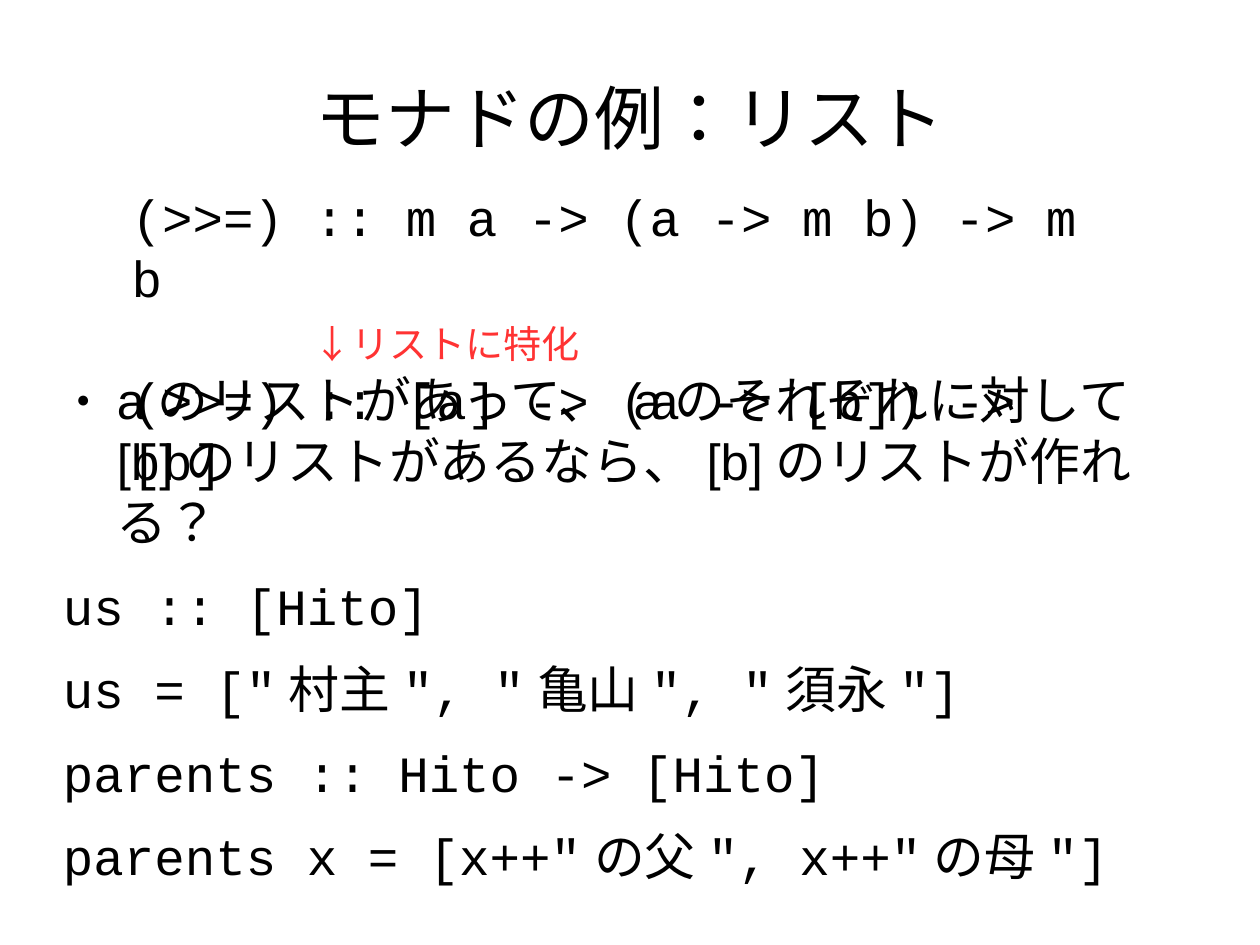
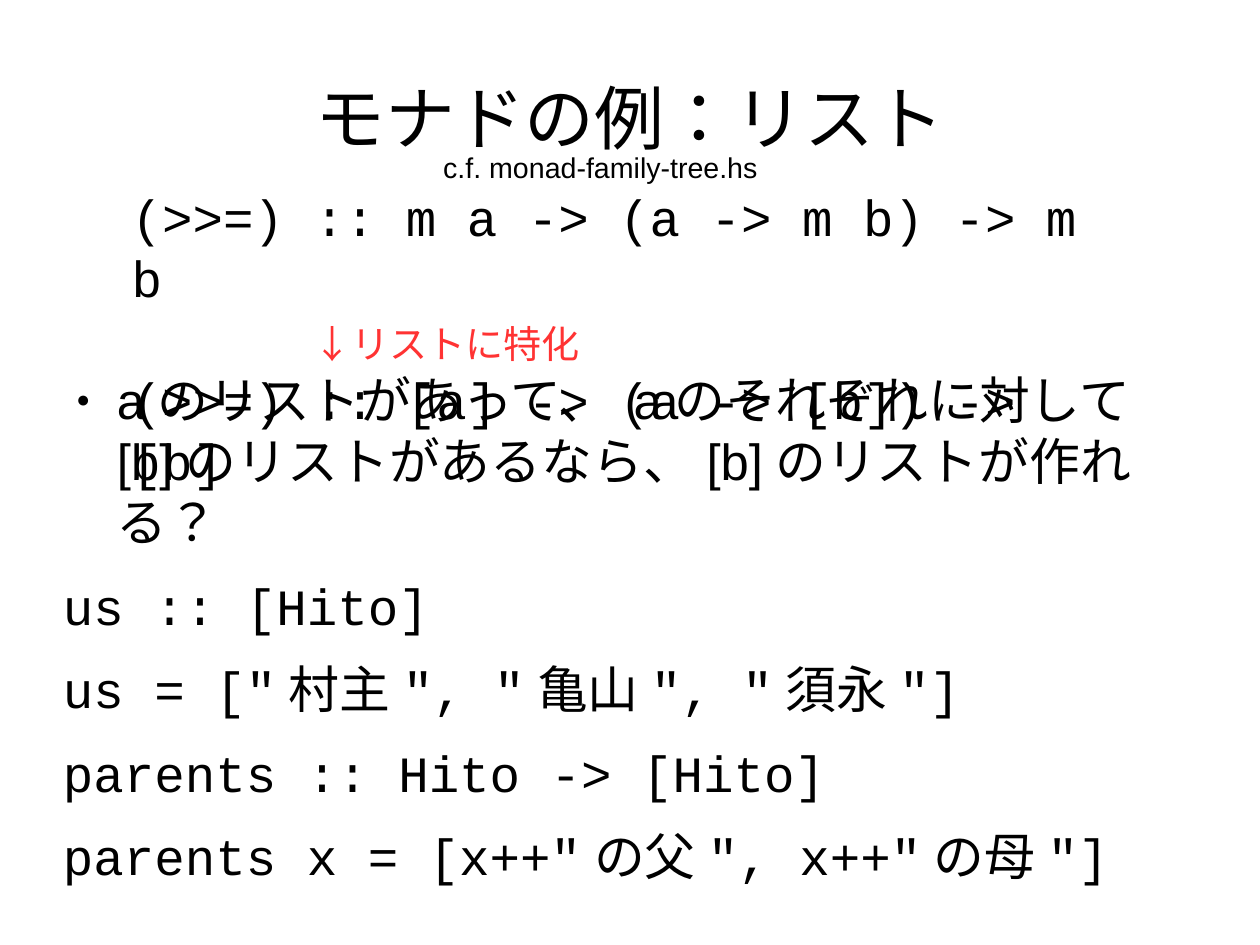
Before and after one commit to nushio3/learn-haskell, a slide deck: slide 88 of Tsukuba-2016.odp. Drawn at 1260x945 pixels with LibreOffice and Linux fonts; fonts in the diff are those of the drawing. Boxes give left, top, right and bottom in pixels: in the first picture for what was removed or moved away, otherwise in the second. Text is boxed around its words. In the diff, an @@ line names an element or a change of style, - is before the commit and + after.

```diff
--- a/Tsukuba-2016.odp
+++ b/Tsukuba-2016.odp
@@ text added at (443, 157, 757, 183), 18 pt, text #000000 @@
+c.f. monad-family-tree.hs
```
Also in this commit, not shown: 4 other slides changed, 1 other file.
